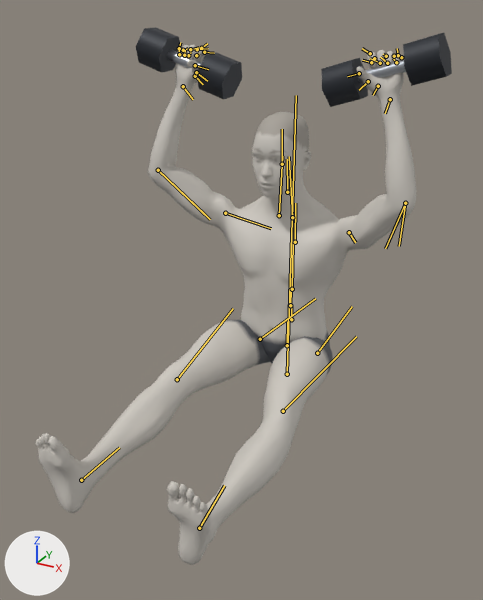
Renders of the glTF model exports/dumbbell-z-press.glb from each side of a commit.
Before and after are seen from a 50 mm lens placed at (0.879, -1.945, 1.228), pointed at (0.071, -0.476, 0.494). Every picture has the same lights, and +X, +Y and +Z are marked at lower left. The first picture is the older version. Both versions are drawn at frame 91 of the action 'dumbbell-z-press'; the numbers are the values there. The bones that change, and the others that lie on the model, are drawn over the model as lines.
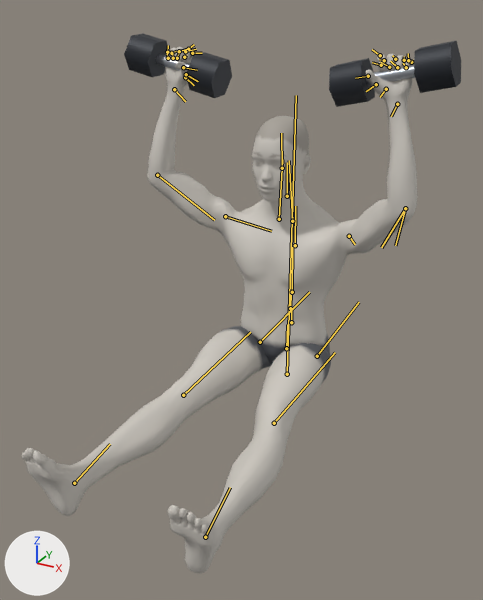
ob_dbl_right is not drawn itself; it is the parent of ob_mesh_1, ob_mesh_2, ob_mesh_3.
ob_dbr_right is not drawn itself; it is the parent of ob_mesh_4, ob_mesh_5, ob_mesh_6.

Boxes [x1, y1, x2, y2] around the edits, measured in the pictures (483 x 600 px):
```json
{"object": "Mesh_0", "change": "posed", "before": [36, 45, 416, 565], "after": [22, 47, 417, 573]}
{"object": "Mesh_3", "change": "posed", "before": [403, 33, 452, 86], "after": [414, 40, 461, 93]}
{"object": "Mesh_5", "change": "posed", "before": [197, 52, 242, 99], "after": [186, 52, 232, 98]}
{"object": "Mesh_2", "change": "posed", "before": [321, 58, 368, 107], "after": [329, 58, 375, 107]}
{"object": "Mesh_6", "change": "posed", "before": [136, 27, 180, 72], "after": [124, 34, 169, 77]}
{"object": "Mesh_1", "change": "posed", "before": [358, 60, 406, 84], "after": [366, 65, 415, 86], "on screen": "12% shorter"}
{"object": "Mesh_4", "change": "posed", "before": [167, 50, 202, 68], "after": [156, 54, 190, 71], "on screen": "mostly hidden"}
{"bone": "pelvis", "before": "(287, 345) to (287, 321)", "after": "(286, 348) to (287, 324)"}
{"bone": "upperarm_l", "before": "(349, 232) to (355, 242)", "after": "(349, 236) to (355, 244)"}
{"bone": "lowerarm_l", "before": "(405, 203) to (399, 246)", "after": "(405, 208) to (395, 245)"}
{"bone": "upperarm_r", "before": "(225, 213) to (271, 228)", "after": "(225, 216) to (271, 231)"}
{"bone": "lowerarm_r", "before": "(158, 170) to (205, 214)", "after": "(157, 175) to (209, 215)"}
{"bone": "thigh_l", "before": "(317, 353) to (352, 306)", "after": "(317, 356) to (359, 302)"}
{"bone": "calf_l", "before": "(283, 411) to (356, 336)", "after": "(274, 423) to (335, 352)"}
{"bone": "foot_l", "before": "(199, 528) to (224, 485)", "after": "(205, 537) to (230, 487)"}
{"bone": "thigh_r", "before": "(260, 339) to (315, 298)", "after": "(260, 342) to (309, 292)"}
{"bone": "calf_r", "before": "(177, 379) to (233, 308)", "after": "(183, 395) to (250, 332)"}
{"bone": "foot_r", "before": "(81, 480) to (119, 447)", "after": "(74, 483) to (110, 444)"}
```

The change, as JSON lines over the scene's bpy script:
```json
{"block": "bone_pelvis", "where": "bone_pelvis = bpy.data.objects['Body'].pose.bones['pelvis']  # child of 'Root'"}
{"op": "set", "path": "bone_pelvis.location", "old": "(0.008, -0.855, 0.0)", "new": "(0.008, -0.866, 0.0)"}
{"block": "bone_upperarm_l", "where": "bone_upperarm_l = bpy.data.objects['Body'].pose.bones['upperarm_l']  # child of 'clavicle_l'"}
{"op": "set", "path": "bone_upperarm_l.rotation_quaternion", "old": "(0.519, 0.285, 0.002, 0.806)", "new": "(0.524, 0.279, 0.008, 0.804)", "note": "degrees (20, -27, 110) -> degrees (20, -26, 109)"}
{"block": "bone_lowerarm_l", "where": "bone_lowerarm_l = bpy.data.objects['Body'].pose.bones['lowerarm_l']  # child of 'upperarm_l'"}
{"op": "set", "path": "bone_lowerarm_l.rotation_quaternion", "old": "(0.957, 0.118, -0.238, 0.118)", "new": "(0.965, 0.114, -0.218, 0.09)", "note": "degrees (11, -29, 11) -> degrees (12, -26, 8)"}
{"block": "bone_upperarm_r", "where": "bone_upperarm_r = bpy.data.objects['Body'].pose.bones['upperarm_r']  # child of 'clavicle_r'"}
{"op": "set", "path": "bone_upperarm_r.rotation_quaternion", "old": "(0.519, -0.285, -0.002, 0.806)", "new": "(0.524, -0.279, -0.008, 0.804)", "note": "degrees (-20, 27, 110) -> degrees (-20, 26, 109)"}
{"block": "bone_lowerarm_r", "where": "bone_lowerarm_r = bpy.data.objects['Body'].pose.bones['lowerarm_r']  # child of 'upperarm_r'"}
{"op": "set", "path": "bone_lowerarm_r.rotation_quaternion", "old": "(0.957, -0.118, 0.238, 0.118)", "new": "(0.965, -0.114, 0.218, 0.09)", "note": "degrees (-11, 29, 11) -> degrees (-12, 26, 8)"}
{"block": "bone_thigh_l", "where": "bone_thigh_l = bpy.data.objects['Body'].pose.bones['thigh_l']  # child of 'pelvis'"}
{"op": "set", "path": "bone_thigh_l.rotation_quaternion", "old": "(0.704, -0.008, 0.061, 0.707)", "new": "(0.734, -0.031, 0.042, 0.677)", "note": "degrees (4, 6, 90) -> degrees (1, 6, 85)"}
{"block": "bone_calf_l", "where": "bone_calf_l = bpy.data.objects['Body'].pose.bones['calf_l']  # child of 'thigh_l'"}
{"op": "set", "path": "bone_calf_l.rotation_quaternion", "old": "(0.994, -0.09, 0.009, -0.066)", "new": "(1.0, -0.017, 0.001, 0.019)", "note": "degrees (-10, 0, -8) -> degrees (-2, 0, 2)"}
{"block": "bone_foot_l", "where": "bone_foot_l = bpy.data.objects['Body'].pose.bones['foot_l']  # child of 'calf_l'"}
{"op": "set", "path": "bone_foot_l.rotation_quaternion", "old": "(0.994, 0.108, -0.032, 0.003)", "new": "(0.991, 0.06, -0.025, -0.119)", "note": "degrees (12, -4, 0) -> degrees (7, -2, -14)"}
{"block": "bone_thigh_r", "where": "bone_thigh_r = bpy.data.objects['Body'].pose.bones['thigh_r']  # child of 'pelvis'"}
{"op": "set", "path": "bone_thigh_r.rotation_quaternion", "old": "(0.704, 0.008, -0.061, 0.707)", "new": "(0.734, 0.031, -0.042, 0.677)", "note": "degrees (-4, -6, 90) -> degrees (-1, -6, 85)"}
{"block": "bone_calf_r", "where": "bone_calf_r = bpy.data.objects['Body'].pose.bones['calf_r']  # child of 'thigh_r'"}
{"op": "set", "path": "bone_calf_r.rotation_quaternion", "old": "(0.994, 0.09, -0.009, -0.066)", "new": "(1.0, 0.017, -0.001, 0.019)", "note": "degrees (10, 0, -8) -> degrees (2, 0, 2)"}
{"block": "bone_foot_r", "where": "bone_foot_r = bpy.data.objects['Body'].pose.bones['foot_r']  # child of 'calf_r'"}
{"op": "set", "path": "bone_foot_r.rotation_quaternion", "old": "(0.994, -0.108, 0.032, 0.003)", "new": "(0.991, -0.06, 0.025, -0.119)", "note": "degrees (-12, 4, 0) -> degrees (-7, 2, -14)"}
```
